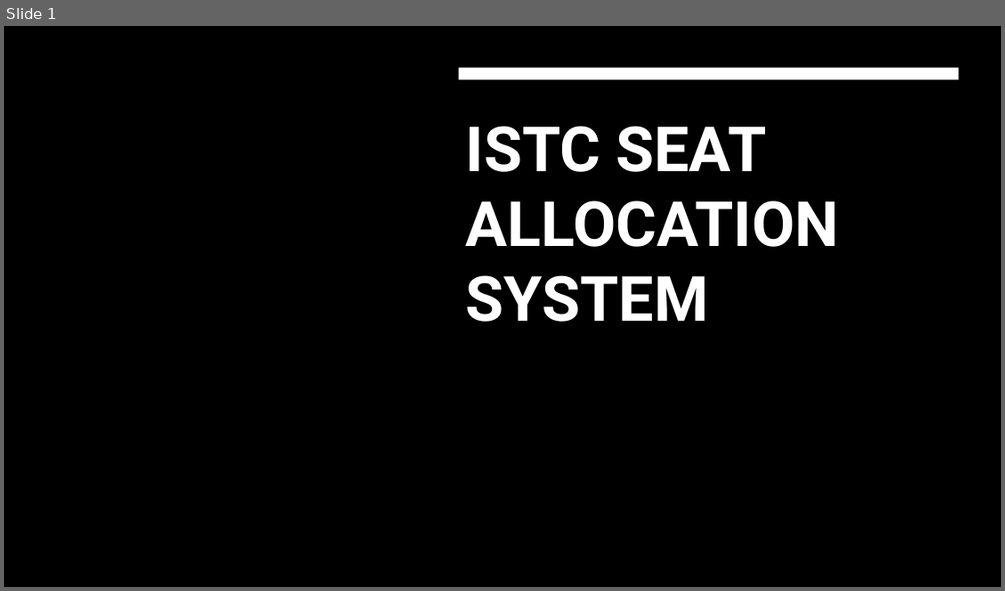
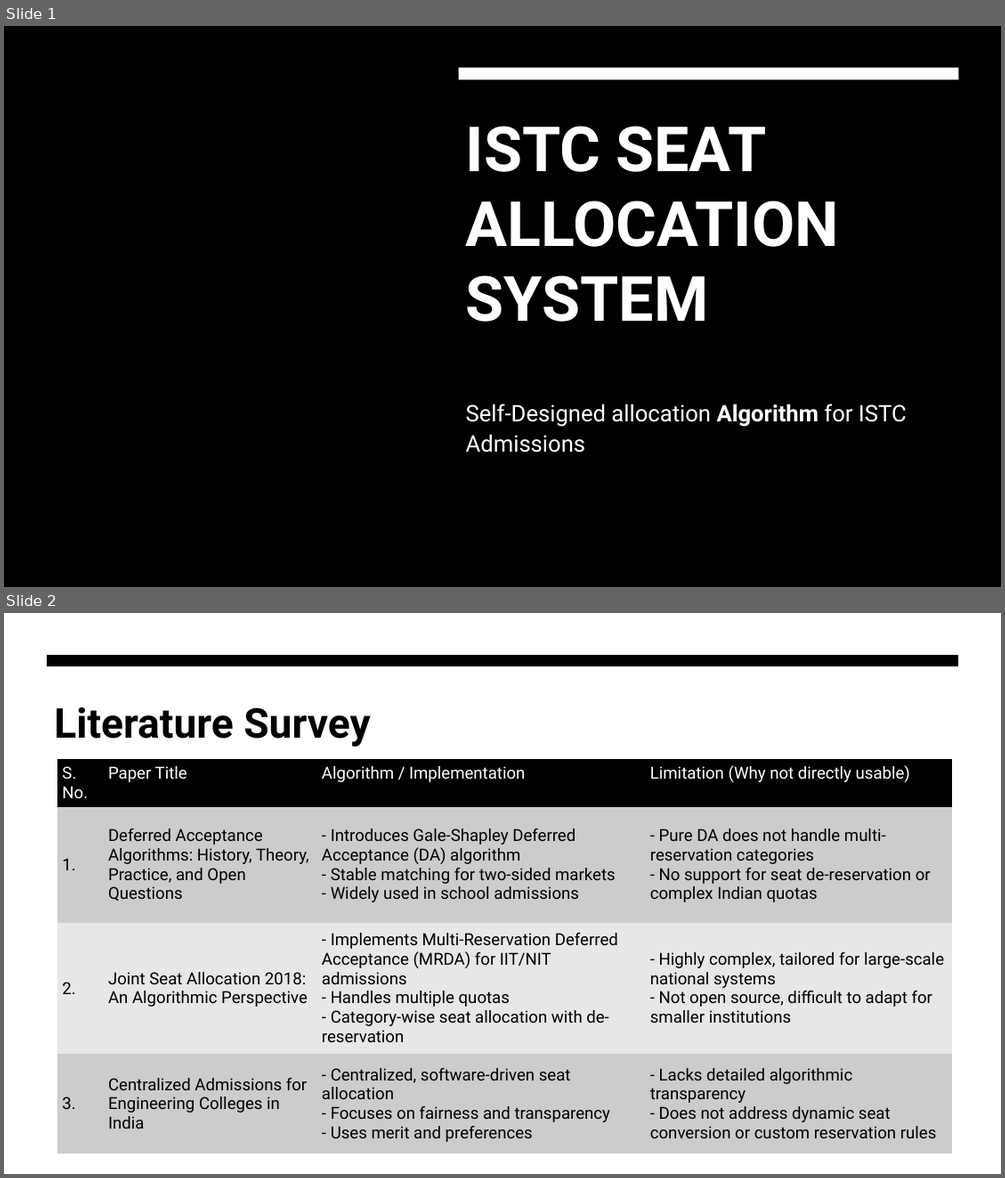
Before and after one commit to jainishjain11/istc-seat-allocation, a slide deck: public/ISTC_PPT.pptx. Shown one above the other, each under a label of ours: slide 1 before the commit, slides 1 and 2 after it. The pictures are 1005x591 and 1005x1178 pixels, drawn with LibreOffice and Linux fonts; fonts in the diff are those of the drawing; background and template pictures are left out. Boxes give left, top, right and bottom in pixels: in the first picture for what was removed or moved away, otherwise in the second. Text is boxed around its words. In the diff, an @@ line names an element or a change of style, - is before the commit and + after.

```diff
--- a/public/ISTC_PPT.pptx
+++ b/public/ISTC_PPT.pptx
@@ slide 2 added at (x1=4, y1=613, x2=1001, y2=1174), background #FFFFFF @@
@@ freeform shape added at (x1=47, y1=655, x2=959, y2=666), fill #000000 @@
@@ title added at (x1=54, y1=707, x2=370, y2=747), 39.6 pt, text #000000, bold @@
+Literature Survey
@@ table added at (x1=57, y1=759, x2=952, y2=1155), 4 rows, 4 columns @@
+S. No. | Paper Title | Algorithm / Implementation | Limitation (Why not directly usable)
+1. | Deferred Acceptance Algorithms: History, Theory, Practice, and Open Questions | - Introduces Gale-Shapley Deferred Acceptance (DA) algorithm - Stable matching for two-sided markets - Widely used in school admissions | - Pure DA does not handle multi-reservation categories - No support for seat de-reservation or complex Indian quotas
+2. | Joint Seat Allocation 2018: An Algorithmic Perspective | - Implements Multi-Reservation Deferred Acceptance (MRDA) for IIT/NIT admissions - Handles multiple quotas - Category-wise seat allocation with de-reservation | - Highly complex, tailored for large-scale national systems - Not open source, difficult to adapt for smaller institutions
+3. | Centralized Admissions for Engineering Colleges in India | - Centralized, software-driven seat allocation - Focuses on fairness and transparency - Uses merit and preferences | - Lacks detailed algorithmic transparency - Does not address dynamic seat conversion or custom reservation rules
@@ slide 1 changed as well @@
@@ subtitle added at (x1=466, y1=403, x2=906, y2=452), 22 pt, text #FFFFFF @@
+Self-Designed allocation Algorithm for ISTC Admissions
```
Also in this commit, not shown: 6 other slides added, 5 slides removed.
